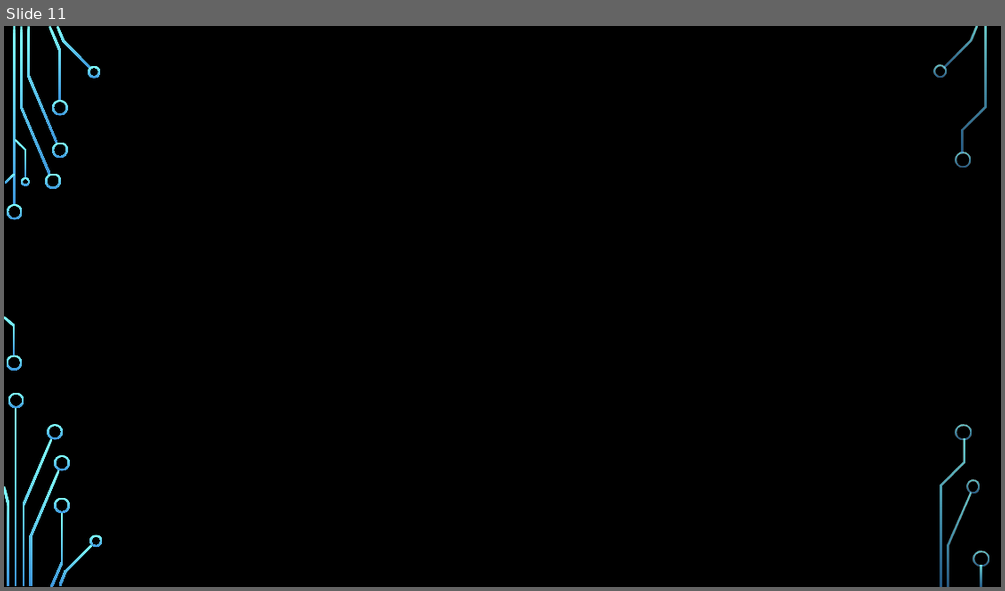
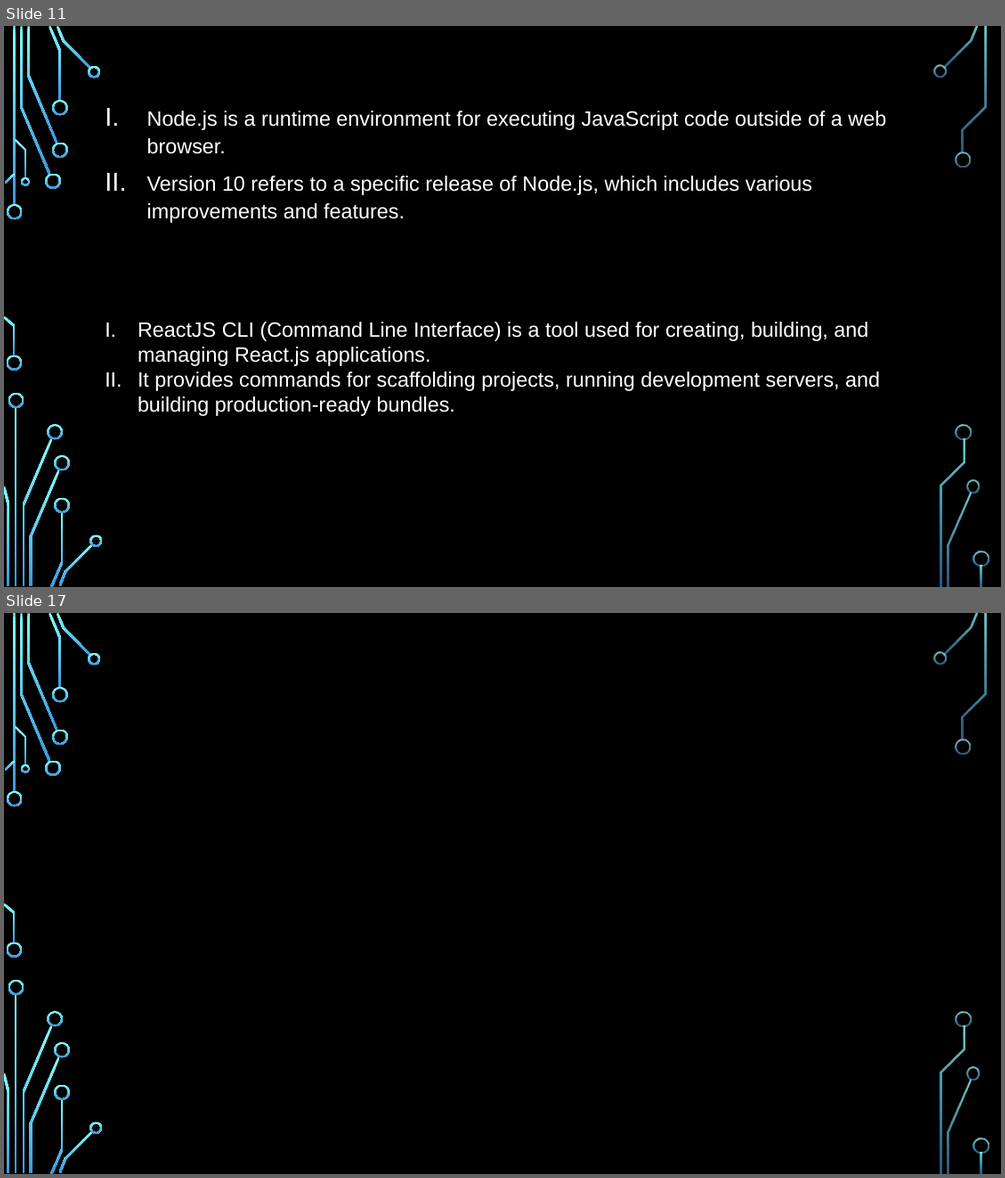
Before and after one commit to iamVishal8947/Campus-Canteen-Management-System, a slide deck: Ppts/CMS presentation.pptx. Shown one above the other, each under a label of ours: slide 11 before the commit, slides 11 and 17 after it; the slides between them are not shown. The pictures are 1005x591 and 1005x1178 pixels, drawn with LibreOffice and Linux fonts; fonts in the diff are those of the drawing; background and template pictures are left out. Boxes give left, top, right and bottom in pixels: in the first picture for what was removed or moved away, otherwise in the second. Text is boxed around its words. In the diff, an @@ line names an element or a change of style, - is before the commit and + after.

```diff
--- a/Ppts/CMS presentation.pptx
+++ b/Ppts/CMS presentation.pptx
@@ slide 11 added at (x1=4, y1=26, x2=1001, y2=587), background picture (left out); not listed: 36 template elements that a slide beside it also shows @@
@@ text added at (x1=147, y1=111, x2=886, y2=223), 20 pt, text #FFFFFF @@
+• Node Version 10:
+I. Node.js is a runtime environment for executing JavaScript code outside of a web browser.
+II. Version 10 refers to a specific release of Node.js, which includes various improvements and features.
@@ text added at (x1=138, y1=321, x2=880, y2=416), 20 pt, text #FFFFFF @@
+• ReactJS CLI:
+I. ReactJS CLI (Command Line Interface) is a tool used for creating, building, and managing React.js applications.
+II. It provides commands for scaffolding projects, running development servers, and building production-ready bundles.
@@ what was slide 11 is now slide 17 @@
```
Also in this commit, not shown: 7 slides changed, 6 other slides added, 1 slide removed.
